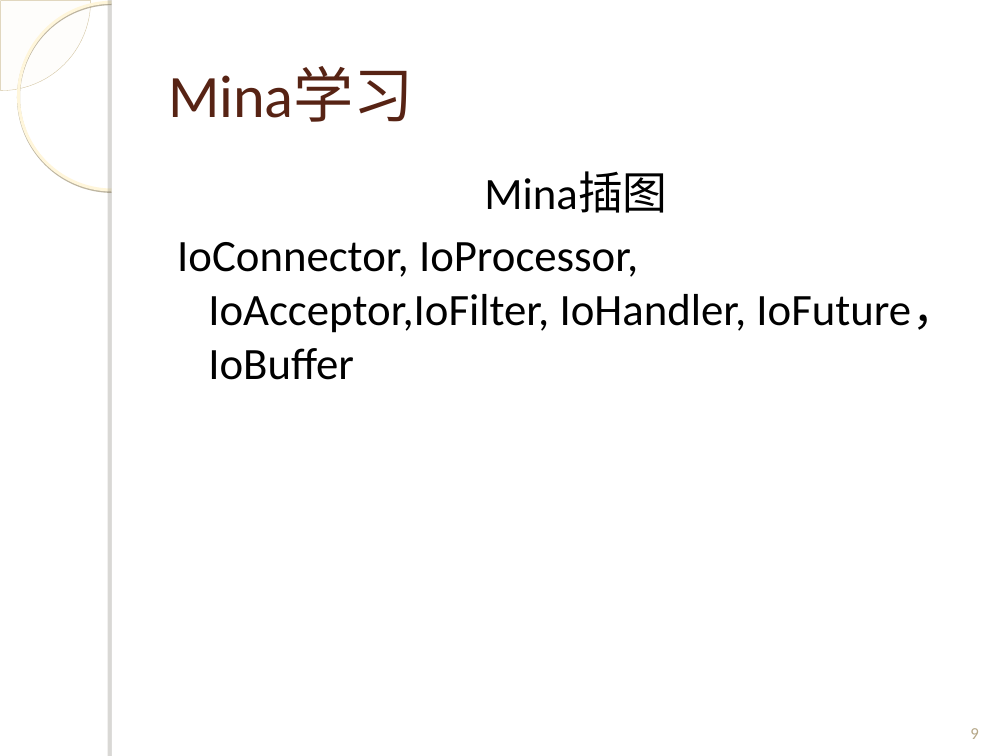
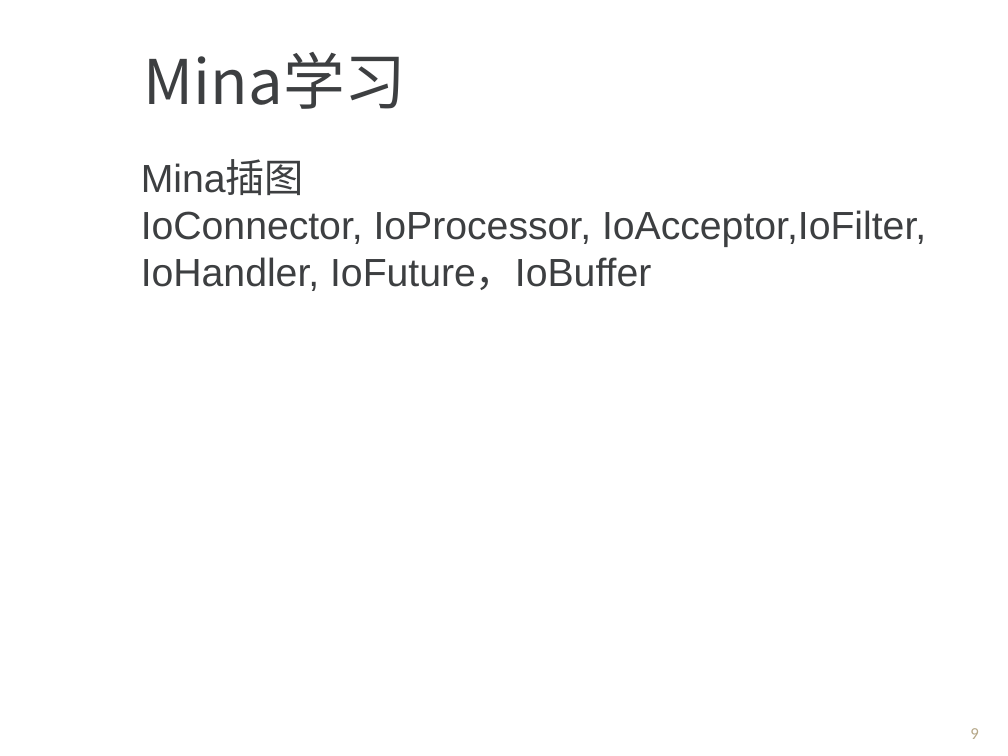
Before and after one commit to Spectrumleeee/Works, a slide deck: slide 9 of document/转正答辩_云平台部_黎光谱.ppt. Drawn at 1008x756 pixels with LibreOffice and Linux fonts; fonts in the diff are those of the drawing; background and template pictures are left out. Boxes give left, top, right and bottom in pixels: in the first picture for what was removed or moved away, otherwise in the second. Text is boxed around its words. In the diff, an @@ line names an element or a change of style, - is before the commit and + after.

```diff
--- a/document/转正答辩_云平台部_黎光谱.ppt
+++ b/document/转正答辩_云平台部_黎光谱.ppt
@@ freeform shape removed at [0,0,90,90] @@
@@ ellipse removed at [18,2,206,190] @@
@@ rectangle removed at [112,0,1008,756] @@
@@ rectangle removed at [112,0,120,756] @@
@@ text "Mina学习": place and size @@
-text "Mina学习" at [168,67,414,122]
+text "Mina学习" at [144,52,407,109]
@@ text "Mina学习" at [144,52,407,109]: size 43 to 44 pt, font Calibri to Noto Sans CJK SC, text colour #572314 to #3D3F41; vertical alignment middle to top @@
@@ text "Mina插图": place and size @@
-text "Mina插图" at [177,172,957,380]
+text "Mina插图" at [141,161,926,291]
@@ text "Mina插图" at [141,161,926,291]: size 32 to 28 pt, font Calibri to Arial, text colour #000000 to #3D3F41; alignment centre to left; indent changed; less space between paragraphs @@
```
Also in this commit, not shown: 12 other slides changed, 1 slide added, 1 slide removed.
